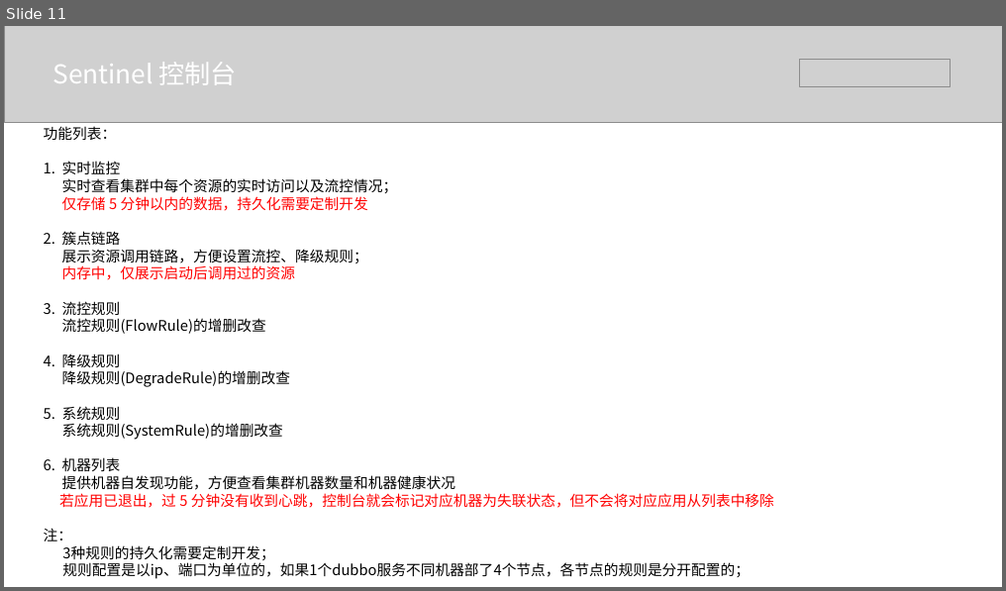
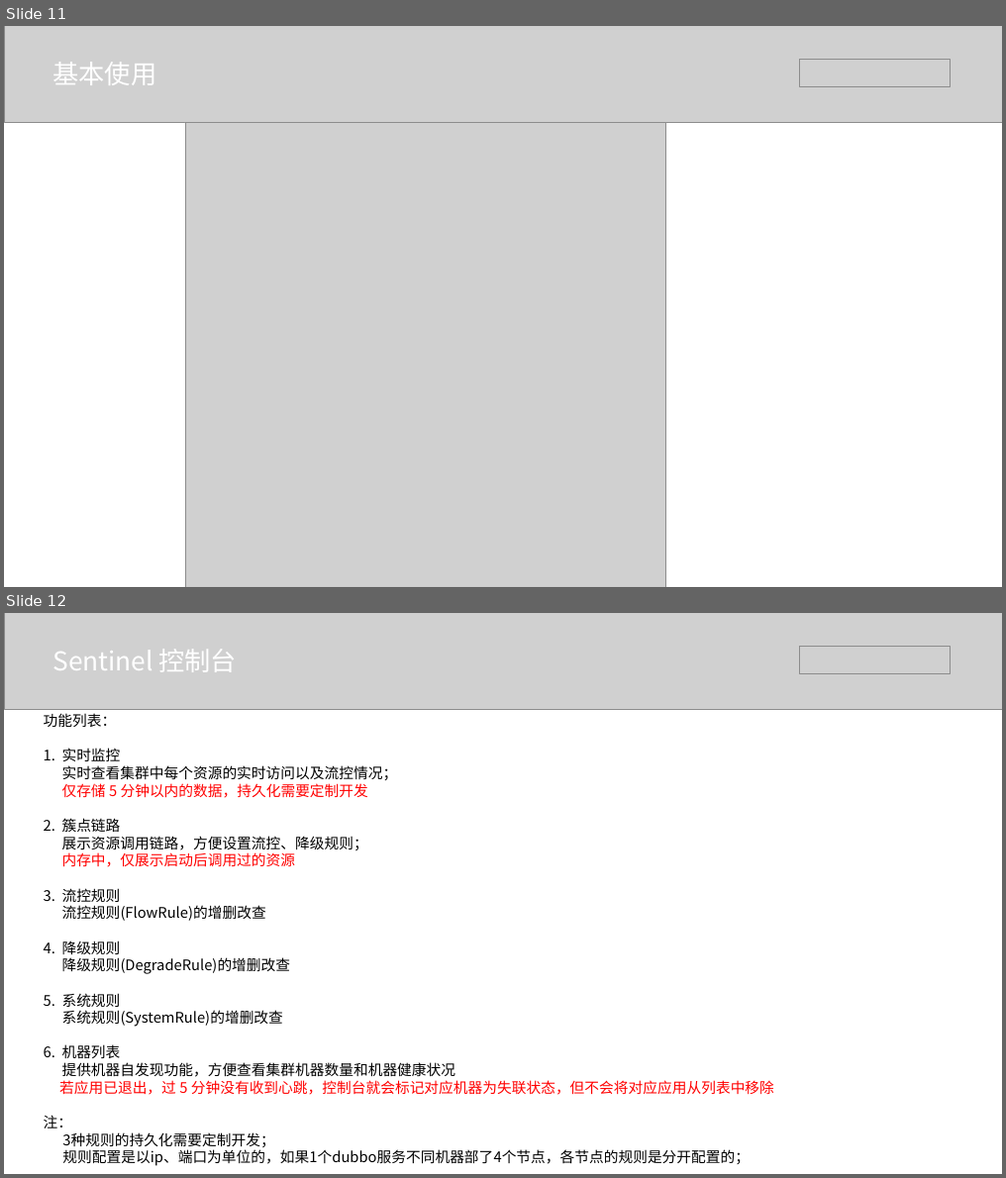
Before and after one commit to BraveMing/transfer-station, a slide deck: Sentinel基本原理.pptx. Shown one above the other, each under a label of ours: slide 11 before the commit, slides 11 and 12 after it. The pictures are 1006x591 and 1006x1178 pixels, drawn with LibreOffice and Linux fonts; fonts in the diff are those of the drawing; grey boxes stand for pictures. Boxes give left, top, right and bottom in pixels: in the first picture for what was removed or moved away, otherwise in the second. Text is boxed around its words. In the diff, an @@ line names an element or a change of style, - is before the commit and + after.

Commit message:
修改

```diff
--- a/Sentinel基本原理.pptx
+++ b/Sentinel基本原理.pptx
@@ slide 11 added at bbox=[4, 26, 1002, 587], background #FFFFFF @@
@@ picture added at bbox=[4, 26, 1002, 123] @@
@@ text added at bbox=[53, 62, 156, 85], 25 pt, text #FFFFFF @@
+基本使用
@@ picture added at bbox=[800, 60, 950, 87] @@
@@ picture added at bbox=[185, 122, 666, 587] @@
@@ what was slide 11 is now slide 12 @@
```
